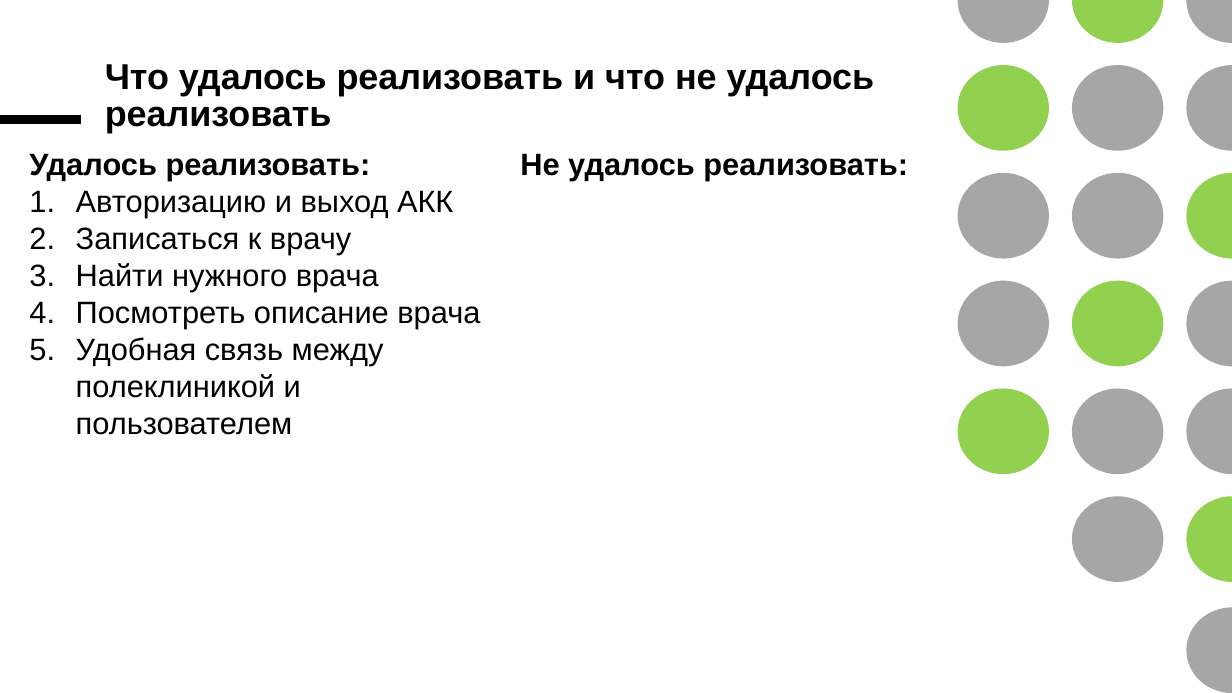
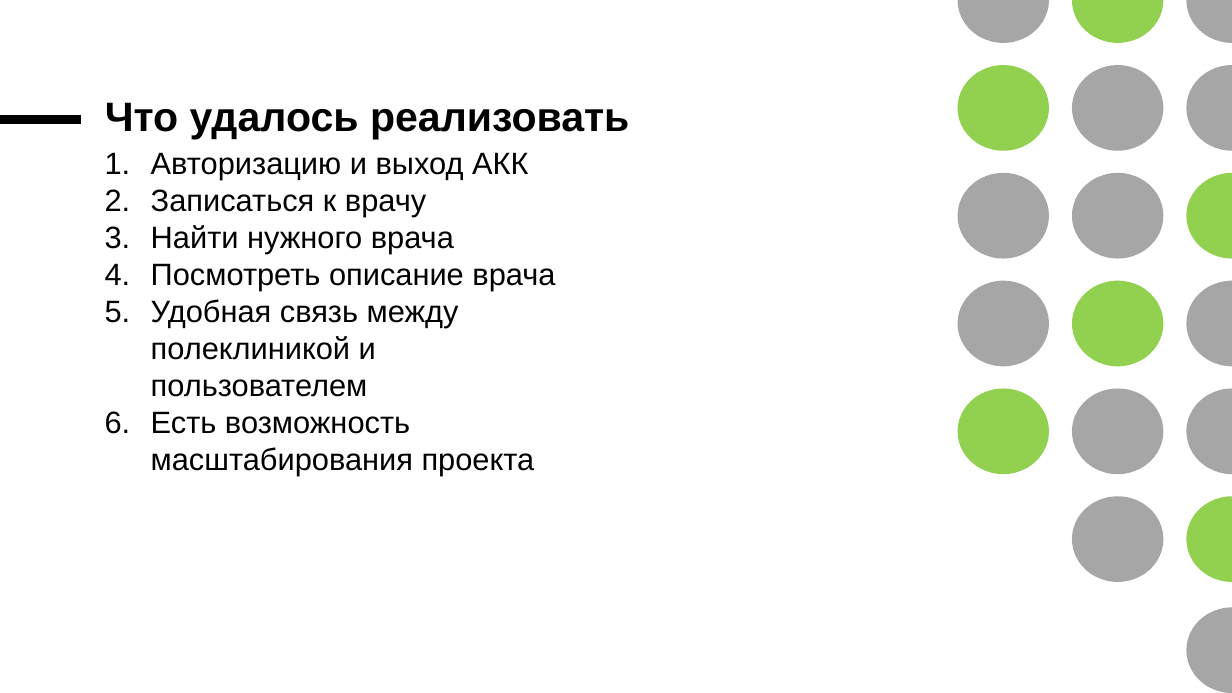
Before and after one commit to sa1kri/Kompas-v19, a slide deck: slide 11 of Презентация 15.pptx (slide 9 before the commit). Drawn at 1232x693 pixels with LibreOffice and Linux fonts; fonts in the diff are those of the drawing. Boxes give left, top, right and bottom in pixels: in the first picture for what was removed or moved away, otherwise in the second. Text is boxed around its words. In the diff, an @@ line names an element or a change of style, - is before the commit and + after.

```diff
--- a/Презентация 15.pptx
+++ b/Презентация 15.pptx
@@ title at [105, 102, 629, 139]: text changed; size 28 to 32 pt @@
-Что удалось реализовать и что не удалось реализовать
+Что удалось реализовать
@@ text "Авторизацию и выход АКК": place and size @@
-text "Авторизацию и выход АКК" at [29, 153, 480, 398]
+text "Авторизацию и выход АКК" at [151, 152, 555, 434]
@@ text at [29, 153, 371, 181]: paragraph removed @@
-Удалось реализовать:
@@ text removed at [520, 153, 908, 181] @@
-Не удалось реализовать:
@@ text at [151, 411, 410, 434]: paragraph added @@
+6. Есть возможность масштабирования проекта
```
Also in this commit, not shown: 7 other slides changed, 3 slides added, 1 slide removed.
